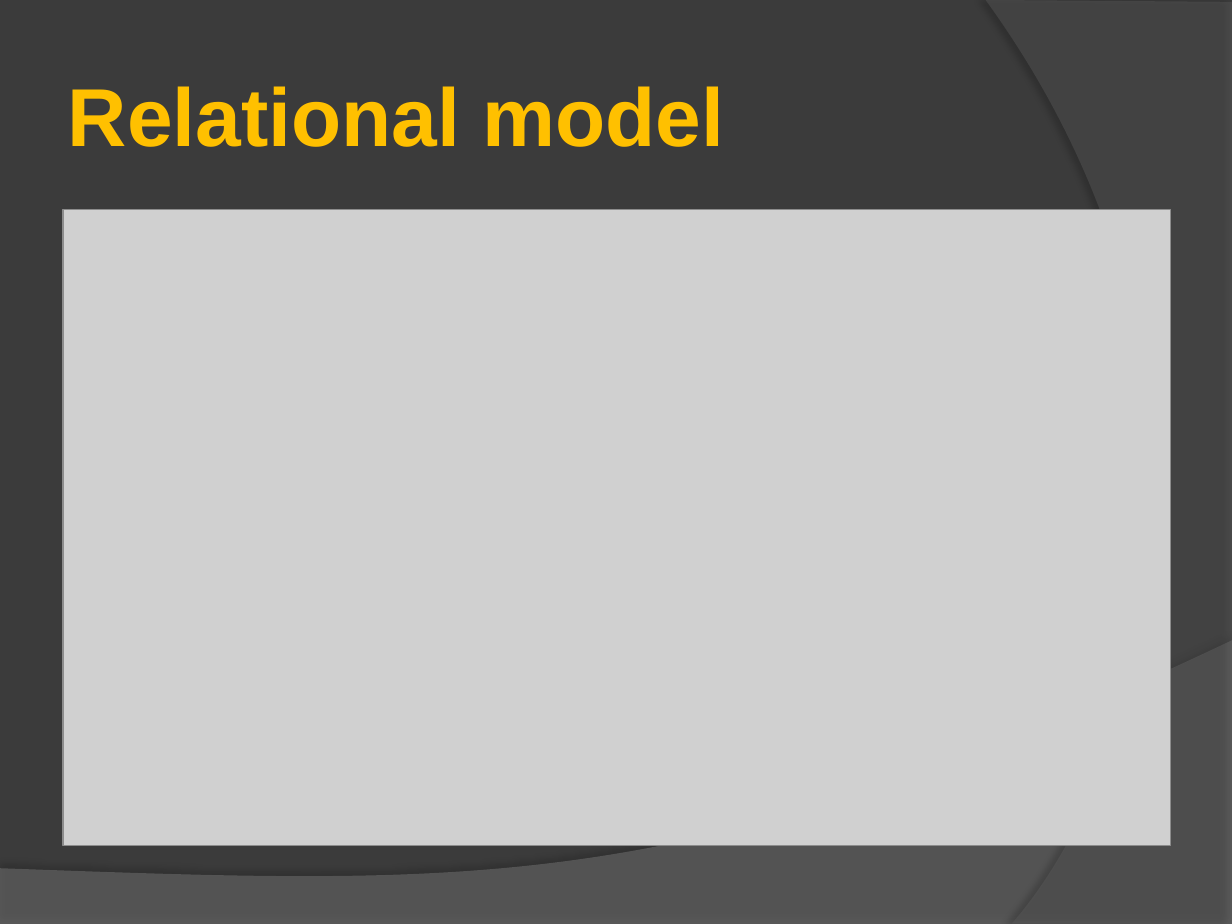
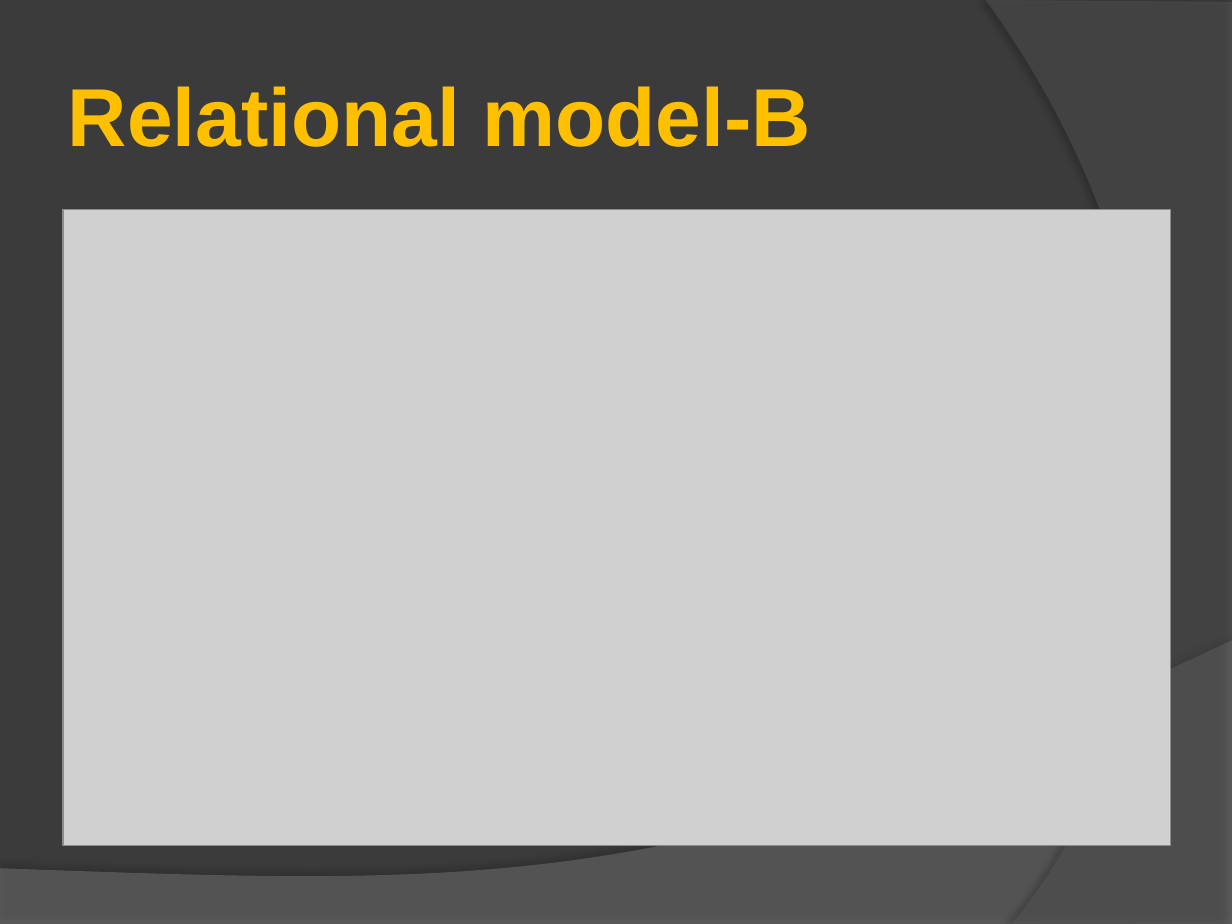
Before and after one commit to Michelletai/G12, a slide deck: slide 7 of doc/admin/G12-傢俱查詢網.pptx (slide 5 before the commit). Drawn at 1232x924 pixels with LibreOffice and Linux fonts; fonts in the diff are those of the drawing; grey boxes stand for pictures. Boxes give left, top, right and bottom in pixels: in the first picture for what was removed or moved away, otherwise in the second. Text is boxed around its words. In the diff, an @@ line names an element or a change of style, - is before the commit and + after.

```diff
--- a/doc/admin/G12-傢俱查詢網.pptx
+++ b/doc/admin/G12-傢俱查詢網.pptx
@@ title at (68,86,811,147): text changed @@
-Relational model
+Relational model-B
```
Also in this commit, not shown: 1 other slide changed, 2 slides added.
